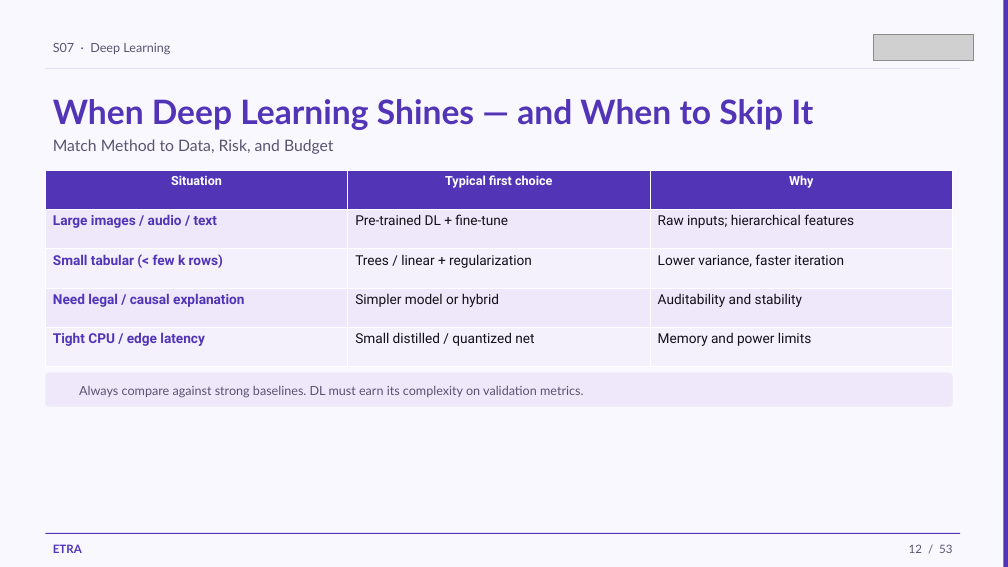
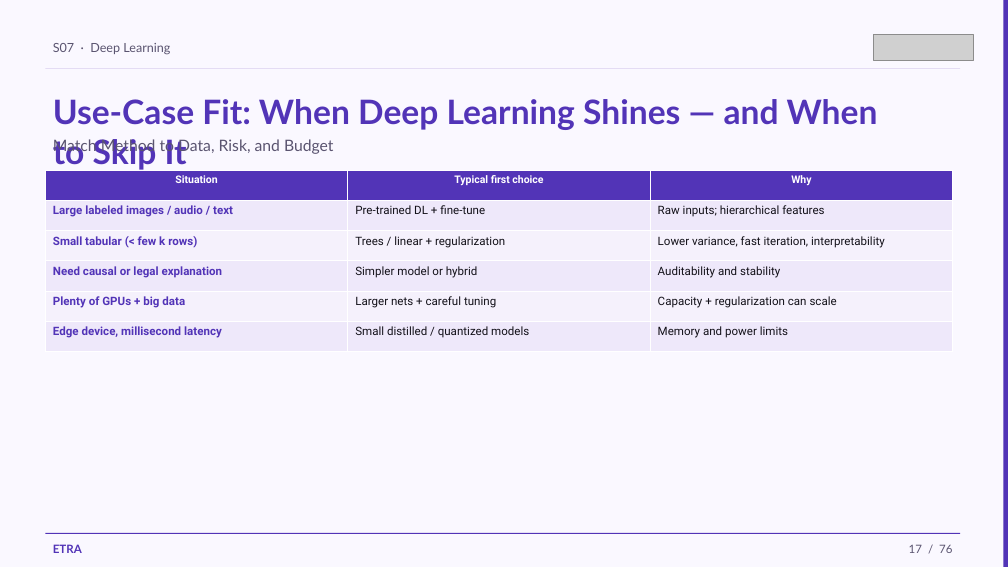
Before and after one commit to iksasa15/AI-ML, a slide deck: slide 17 of web-presentation/pdf-exports/Week2-Session1-Deep-Learning.pptx (slide 12 before the commit). Drawn at 1008x567 pixels with LibreOffice and Linux fonts; fonts in the diff are those of the drawing; grey boxes stand for pictures. Boxes give left, top, right and bottom in pixels: in the first picture for what was removed or moved away, otherwise in the second. Text is boxed around its words. In the diff, an @@ line names an element or a change of style, - is before the commit and + after.

Commit message:
feat: update Week 2, Session 1 PowerPoint presentation with significant content revisions for enhanced educational clarity and effectiveness

```diff
--- a/web-presentation/pdf-exports/Week2-Session1-Deep-Learning.pptx
+++ b/web-presentation/pdf-exports/Week2-Session1-Deep-Learning.pptx
@@ text at [53,99,878,170]: text changed @@
-When Deep Learning Shines — and When to Skip It
+Use-Case Fit: When Deep Learning Shines — and When to Skip It
@@ table at [45,170,953,352] @@
-row 2: Large images / audio / text | Pre-trained DL + fine-tune | Raw inputs; hierarchical features
-row 3: Small tabular (< few k rows) | Trees / linear + regularization | Lower variance, faster iteration
-row 4: Need legal / causal explanation | Simpler model or hybrid | Auditability and stability
-row 5: Tight CPU / edge latency | Small distilled / quantized net | Memory and power limits
+row 2: Large labeled images / audio / text | Pre-trained DL + fine-tune | Raw inputs; hierarchical features
+row 3: Small tabular (< few k rows) | Trees / linear + regularization | Lower variance, fast iteration, interpretability
+row 4: Need causal or legal explanation | Simpler model or hybrid | Auditability and stability
+row 5: Plenty of GPUs + big data | Larger nets + careful tuning | Capacity + regularization can scale
+row 6: Edge device, millisecond latency | Small distilled / quantized models | Memory and power limits
@@ rounded rectangle removed at [45,373,953,407] @@
@@ text removed at [79,386,583,397] @@
-Always compare against strong baselines. DL must earn its complexity on validation metrics.
@@ text at [909,544,952,553]: text changed @@
-12 / 53
+17 / 76
```
Also in this commit, not shown: 48 other slides changed, 26 slides added, 3 slides removed, 11 other files.
